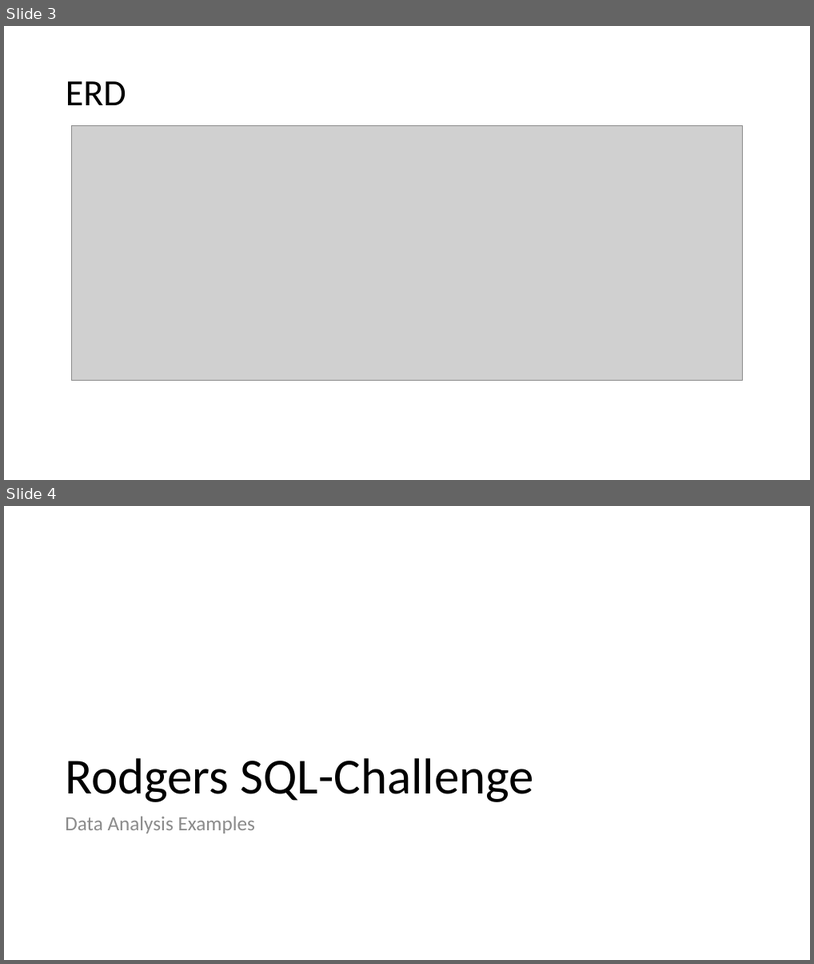
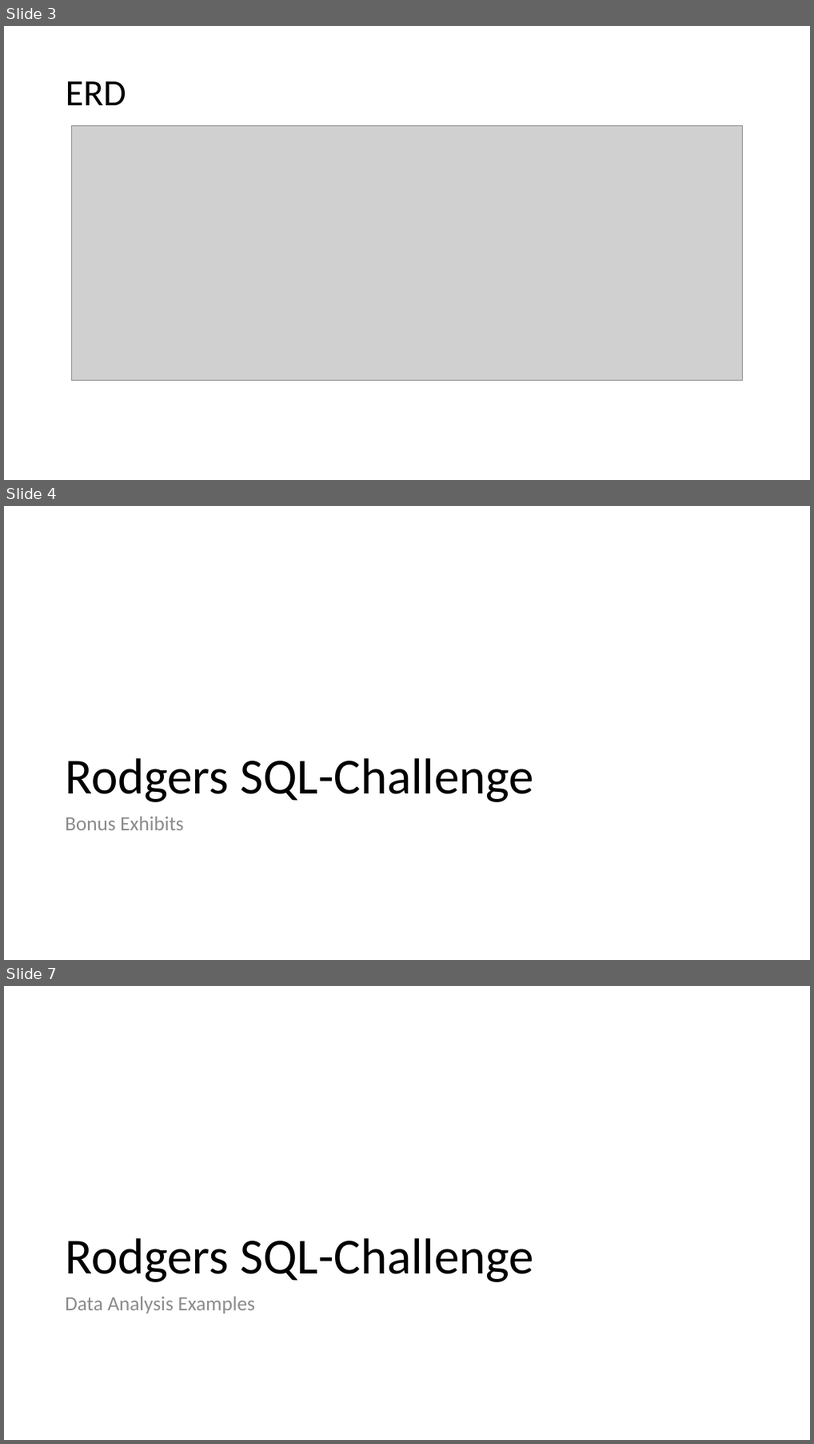
Before and after one commit to rodgerskent/sql-challenge, a slide deck: Rodgers_Pitchbook_PewlettHackard.pptx. Shown one above the other, each under a label of ours: slides 3 and 4 before the commit, slides 3, 4 and 7 after it; the slides between them are not shown. The pictures are 814x964 and 814x1444 pixels, drawn with LibreOffice and Linux fonts; fonts in the diff are those of the drawing; grey boxes stand for pictures. Boxes give left, top, right and bottom in pixels: in the first picture for what was removed or moved away, otherwise in the second. Text is boxed around its words. In the diff, an @@ line names an element or a change of style, - is before the commit and + after.

```diff
--- a/Rodgers_Pitchbook_PewlettHackard.pptx
+++ b/Rodgers_Pitchbook_PewlettHackard.pptx
@@ slide 4 added at bbox=[4, 506, 810, 960], background #FFFFFF @@
@@ title added at bbox=[65, 758, 535, 802], 60 pt, text #000000 @@
+Rodgers SQL-Challenge
@@ text added at bbox=[65, 816, 184, 830], 24 pt, text #8C8C8C @@
+Bonus Exhibits
@@ what was slide 4 is now slide 7 @@
```
Also in this commit, not shown: 1 slide changed, 2 other slides added, 2 slides removed, 1 other file.
